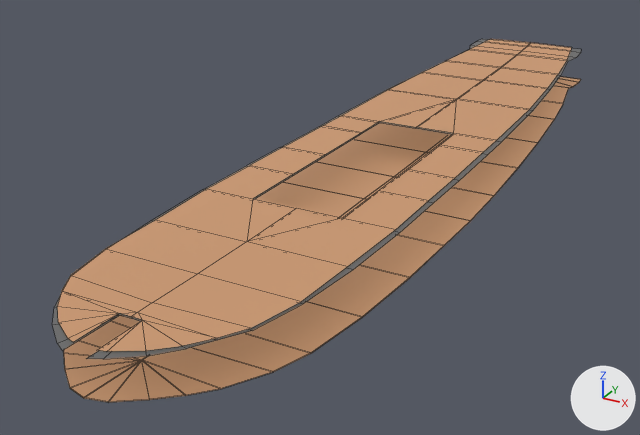
Two versions of the FBX model Constitution/Content/ship/main/decks.fbx, one commit apart.
Rendered twice from a camera (50 mm lens) standing at (136.0, -283.0, 140.0) and looking at (-22.0, 4.0, -4.0). Every picture has the same lights, and +X, +Y and +Z are marked at lower right. Mesh edges are drawn as thin lines. Where no turn or scale is listed for an object, it has been applied to the vertices.

Names of what the first picture shows: 'Decks'.
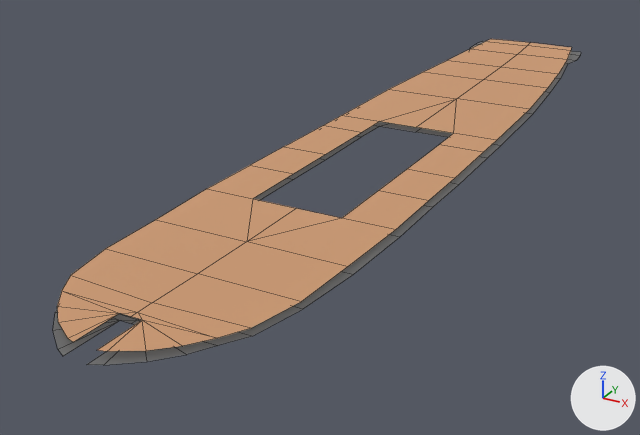
What differs and where, as boxes (x1, y1, x2, y2) in the pictures (640 x 435 px; the box of a moved part takes in the faces that stretch with it):
'Decks', reshaped (10% shorter): before (52, 39, 581, 402); after (53, 39, 581, 365)
part 1 of me_mesh_002, moved or reshaped: before (52, 39, 581, 359); after (53, 42, 581, 365)
part 2 of me_mesh_002, deleted (brown): before (64, 83, 578, 402)
part 3 of me_mesh_002, deleted (brown): before (63, 77, 581, 401)

Edits to the bpy script that builds the scene:
```text
Change me_mesh_002:
    where me_mesh_002.from_pydata(...)  # 235 vertices, 166 faces; spans x -43.0..43.0, y -155.0..211.0, z 10.0..29.0
    used by ob_decks; location = (0.0, 0.0, 0.0)
    me_mesh_002 part 1: the loose piece of 66 vertices spanning x -37.0..37.0, y -155.0..211.0, z 24.0..28.0 is moved by (0.0, 0.0, -2.0)
    me_mesh_002 part 2: the loose piece of 53 vertices spanning x -43.0..43.0, y -154.0..204.0, z 10.0..14.0 is deleted
    me_mesh_002 part 3: the loose piece of 53 vertices spanning x -43.0..43.0, y -154.0..203.0, z 10.0..14.0 is deleted
```
